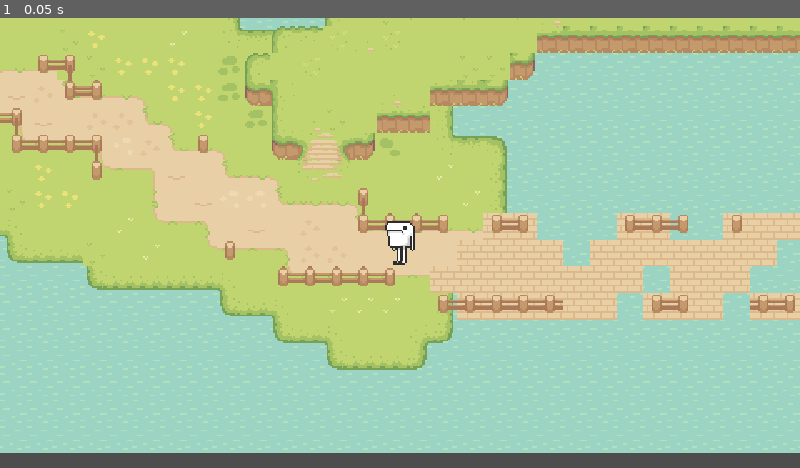
Above: before the commit, frame 1.
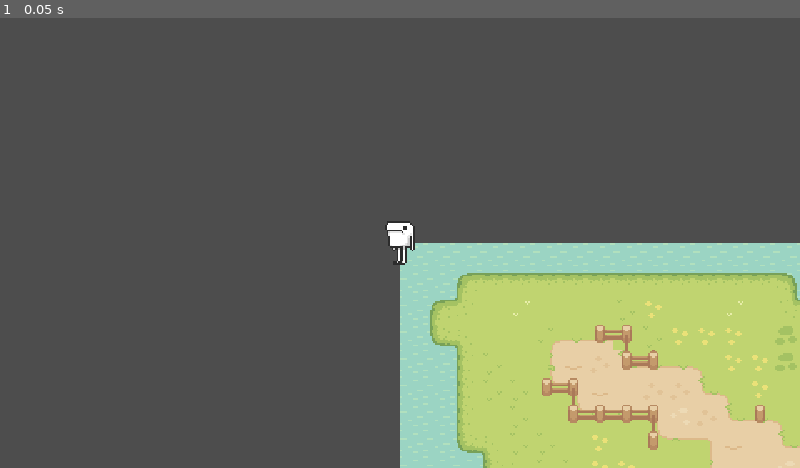
Above: after the commit, the same moment.

Repository: shafaaden/um-gitu
Game: Godot game, scene res://main.tscn
Same seed, same stepped clock (60 frames per second), same inputs: the game is played once before the commit and once after it. This scene is started directly instead of the project's main scene.
Inputs:
- Up to frame 1 (0.05 s): no input

The runs differ from the first frame. In frame 1, 96% of the frame differs, in the area x 0-100%, y 0-100%.

Commit message:
Bentar aku bingung....
bentar serius bingung ini jadi apa hhh

Diff:
--- /dev/null
+++ b/new-game-project/character_move_ver2.gd
@@ -0,0 +1,38 @@
+extends CharacterBody2D
+
+@onready var animation_tree = $AnimationTree
+@onready var state_machine = animation_tree.get("parameters/playback")
+
+@export var MOVE_SPEED : float = 100.0
+@export var JUMP_VELOCITY : float = -400.0
+@export var START_DIRECTION : Vector2 = Vector2(0, 1)
+
+func _ready():
+	animation_tree.set("parameters/idle/blend_position", START_DIRECTION)
+
+func _physics_process(_delta):
+	var input_direction = Vector2(
+		Input.get_action_strength("walk_kanan") - Input.get_action_strength("walk_kiri"),
+		Input.get_action_strength("down") - Input.get_action_strength("up")
+	)
+
+	update_animation_parameters(input_direction)
+
+	velocity = input_direction * MOVE_SPEED
+	print("Input= ", input_direction)
+	print("Velocity= ", velocity)
+
+	pick_new_state()
+
+	move_and_slide()
+
+func update_animation_parameters(move_input : Vector2):
+	if(move_input != Vector2.ZERO):
+		animation_tree.set("parameters/walk/blend_position", move_input)
+		animation_tree.set("parameters/idle/blend_position", move_input)
+
+func pick_new_state():
+	if(velocity != Vector2.ZERO):
+		state_machine.travel("walk")
+	else:
+		state_machine.travel("idle")
--- a/new-game-project/main.tscn
+++ b/new-game-project/main.tscn
@@ -3,18 +3,9 @@
 [ext_resource type="PackedScene" uid="uid://ckavqb25bdaul" path="res://world.tscn" id="1_0xm2m"]
 [ext_resource type="PackedScene" uid="uid://b5u4evf34bp6j" path="res://karakter.tscn" id="1_ig7tw"]
 
-[sub_resource type="RectangleShape2D" id="RectangleShape2D_0xm2m"]
-size = Vector2(62, 94)
-
 [node name="Main" type="Node2D" unique_id=412182846]
 
 [node name="world" parent="." unique_id=1062614639 instance=ExtResource("1_0xm2m")]
 
-[node name="Karakter" parent="world" unique_id=581420317 instance=ExtResource("1_ig7tw")]
-position = Vector2(334, 162)
-
-[node name="Area2D" type="Area2D" parent="world" unique_id=1992012343]
-
-[node name="CollisionShape2D" type="CollisionShape2D" parent="world/Area2D" unique_id=968911473]
-position = Vector2(290, 63)
-shape = SubResource("RectangleShape2D_0xm2m")
+[node name="Karakter" parent="." unique_id=581420317 instance=ExtResource("1_ig7tw")]
+z_index = 1
Not shown, added: new-game-project/character_move_ver2.gd.uid
